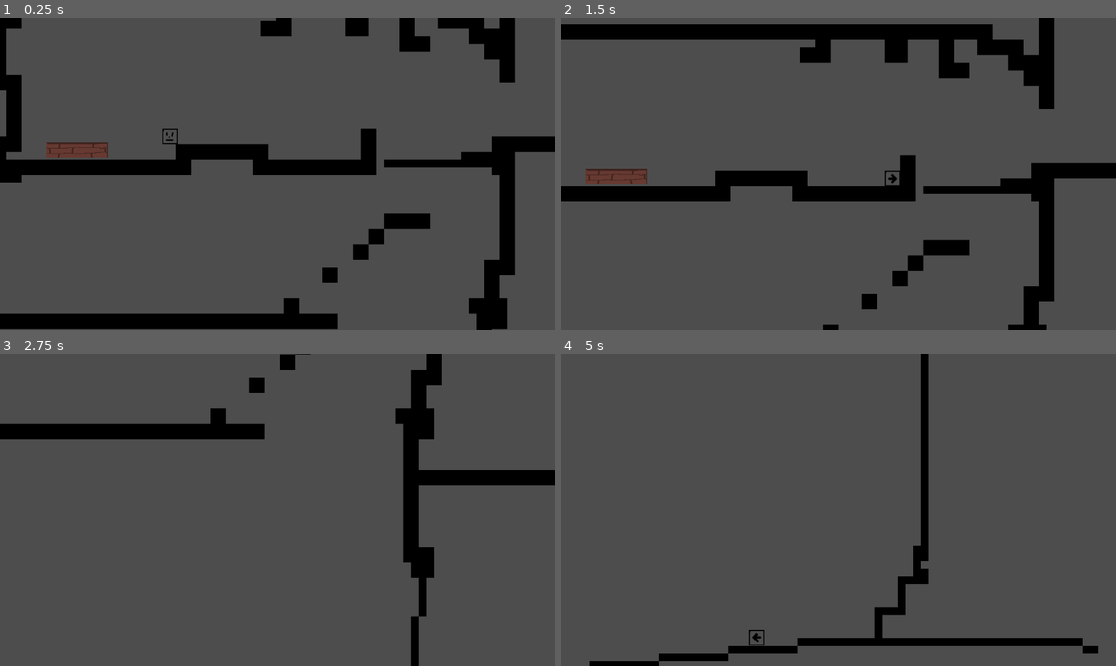
Above: before the commit, frames 1-4 (two rows, left to right).
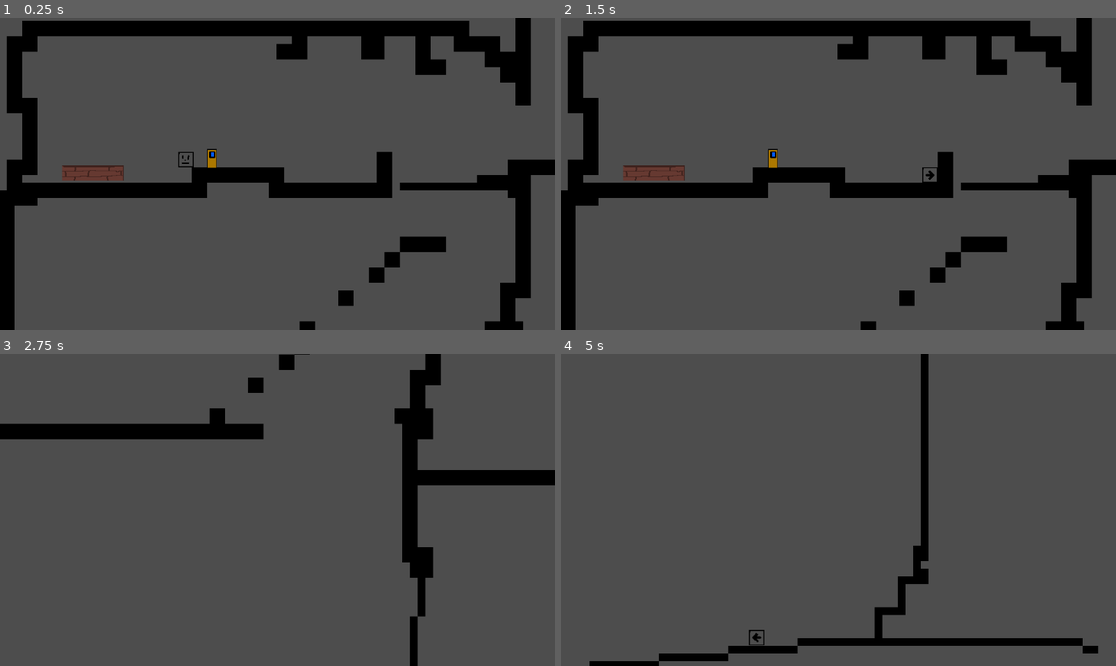
Above: after the commit, the same moments.

Repository: Starscout/SteamSmyth
Game: Godot game, scene res://Rooms/test room.tscn
Two runs of this game, one before a commit and one after it. Both use one fixed random seed, a clock stepped at 60 frames per second and the inputs below.
Inputs:
- Up to frame 1 (0.25 s): no input
- Up to frame 2 (1.5 s): tap Enter at 0.5 s; hold Right (right) from 0.53 s (still down); tap W (up) at 0.77 s
- Up to frame 3 (2.75 s): tap W (up) at 1.52 s; release Right (right) at 2.03 s; hold A (left) from 2.03 s (still down)
- Up to frame 4 (5 s): release A (left) at 2.78 s; hold Right (right) 2.78-4.28 s; tap W (up) at 3.02, 3.77, 4.52 s; hold A (left) from 4.28 s (still down)

The runs differ from the first frame. In frame 1, 27% of the frame differs, in the area x 0-100%, y 0-100%; in frame 2, 19%; in frame 3, 0.5%; in frame 4, less than 0.1%.

Commit message:
Hehehaha
grr

Diff:
--- /dev/null
+++ b/Objects/Interactable/save_spot.gd
@@ -0,0 +1,17 @@
+extends Area2D
+var location = global_position
+var player
+
+# Called when the node enters the scene tree for the first time.
+func _ready():
+	player = get_node("/root/Node2D/player")
+
+
+# Called every frame. 'delta' is the elapsed time since the previous frame.
+func _process(delta):
+	pass
+
+
+func _on_body_entered(body):
+	if body == player:
+		pass
--- /dev/null
+++ b/Objects/Interactable/save_spot.tscn
@@ -0,0 +1,45 @@
+[gd_scene load_steps=7 format=3 uid="uid://fesgrtr7hbwj"]
+
+[ext_resource type="Script" path="res://Objects/Interactable/save_spot.gd" id="1_ycr7t"]
+[ext_resource type="Texture2D" uid="uid://co2v4553433sw" path="res://General Art/TestStuff/Savespot-Sheet.png" id="2_bgje7"]
+
+[sub_resource type="CapsuleShape2D" id="CapsuleShape2D_vby6f"]
+
+[sub_resource type="AtlasTexture" id="AtlasTexture_c4186"]
+atlas = ExtResource("2_bgje7")
+region = Rect2(0, 0, 100, 200)
+
+[sub_resource type="AtlasTexture" id="AtlasTexture_1cm0r"]
+atlas = ExtResource("2_bgje7")
+region = Rect2(100, 0, 100, 200)
+
+[sub_resource type="SpriteFrames" id="SpriteFrames_3mhmh"]
+animations = [{
+"frames": [{
+"duration": 1.0,
+"texture": SubResource("AtlasTexture_c4186")
+}],
+"loop": true,
+"name": &"Disabled",
+"speed": 5.0
+}, {
+"frames": [{
+"duration": 1.0,
+"texture": SubResource("AtlasTexture_1cm0r")
+}],
+"loop": true,
+"name": &"Enabled",
+"speed": 5.0
+}]
+
+[node name="SaveSpot" type="Area2D"]
+script = ExtResource("1_ycr7t")
+
+[node name="CollisionShape2D" type="CollisionShape2D" parent="."]
+shape = SubResource("CapsuleShape2D_vby6f")
+
+[node name="AnimatedSprite2D" type="AnimatedSprite2D" parent="."]
+sprite_frames = SubResource("SpriteFrames_3mhmh")
+animation = &"Enabled"
+
+[connection signal="body_entered" from="." to="." method="_on_body_entered"]
--- a/Player/player.gd
+++ b/Player/player.gd
@@ -25,16 +25,12 @@
 # Called when the node enters the scene tree for the first time
 func _ready():
 	screen_size = get_viewport_rect().size
-
-
 	#send a signal to camera of my path
 	emit_signal("player_path_sent", get_path())
 # Called every physics frame (handles movement and collisions)
 func _physics_process(delta):
 	# Reset horizontal velocity each frame
 	self.velocity.x = 0
-
-
 	# Handle horizontal movement and animations
 	if wall_jump_timer > 0:
 		wall_jump_timer -= delta
@@ -74,10 +70,10 @@
 		elif speed_change > 0 and right_left == 1 and is_on_floor():
 			self.velocity.x -= speed/3
 			speed_change -= 1
-
 		elif speed_change > 0 and right_left == 2 and is_on_floor():
 			self.velocity.x += speed/3
 			speed_change -= 1
+
 	if speed_change == 0:
 		right_left = 0
 
@@ -123,6 +119,5 @@
 		jump_buffer_timer = 0
 		wall_jump_timer = wall_jump_cooldown
 		wall_jump_left = -1
-
 	# Use move_and_slide to handle movement and collision automatically
 	move_and_slide()
--- a/Rooms/test room.tscn
+++ b/Rooms/test room.tscn
@@ -1,8 +1,9 @@
-[gd_scene load_steps=7 format=4 uid="uid://dqkf6t3m1dghw"]
+[gd_scene load_steps=8 format=4 uid="uid://dqkf6t3m1dghw"]
 
 [ext_resource type="PackedScene" uid="uid://bhnrtjxbr5p6w" path="res://Player/player.tscn" id="2_20xbk"]
-[ext_resource type="PackedScene" uid="uid://4rh25ft4388s" path="res://Objects/Interactable/basic_wall.tscn" id="2_fvlbx"]
+[ext_resource type="PackedScene" uid="uid://4rh25ft4388s" path="res://Objects/Platform/basic_wall.tscn" id="2_fvlbx"]
 [ext_resource type="Texture2D" uid="uid://dyn0dhkh5mnhp" path="res://General Art/TestStuff/TestTile.png" id="3_qfxkx"]
+[ext_resource type="PackedScene" uid="uid://fesgrtr7hbwj" path="res://Objects/Interactable/save_spot.tscn" id="5_3pjcj"]
 [ext_resource type="PackedScene" uid="uid://bbdfxw7kdbr1r" path="res://Player/Camera/camera.tscn" id="5_yimp1"]
 
 [sub_resource type="TileSetAtlasSource" id="TileSetAtlasSource_4rimo"]
@@ -59,4 +60,8 @@
 y_sort_origin = 1
 
 [node name="camera" parent="." instance=ExtResource("5_yimp1")]
-position = Vector2(589, 331)
+position = Vector2(556, 283)
+
+[node name="SaveSpot" parent="." instance=ExtResource("5_3pjcj")]
+position = Vector2(420, 251)
+scale = Vector2(0.2, 0.2)
--- a/project.godot
+++ b/project.godot
@@ -41,3 +41,8 @@
 , Object(InputEventKey,"resource_local_to_scene":false,"resource_name":"","device":-1,"window_id":0,"alt_pressed":false …(183 unchanged characters)…
 ]
 }
+reset={
+"deadzone": 0.5,
+"events": [Object(InputEventKey,"resource_local_to_scene":false,"resource_name":"","device":-1,"window_id":0,"alt_pressed":false,"shift_pressed":false,"ctrl_pressed":false,"meta_pressed":false,"pressed":false,"keycode":0,"physical_keycode":82,"key_label":0,"unicode":114,"location":0,"echo":false,"script":null)
+]
+}
Binary file changed: General Art/TestStuff/Icon.aseprite
Binary file added: General Art/TestStuff/Savespot-Sheet.png
Not shown, changed: General Art/TestStuff/Savespot-Sheet.png.import
Binary file added: General Art/TestStuff/Savespot.aseprite
Binary file removed: Objects/Interactable/hotdog.png
Not shown, removed: Objects/Interactable/hotdog.png.import
Renamed: Objects/Interactable/basic_wall.tscn -> Objects/Platform/basic_wall.tscn
Binary file removed: Objects/Platform/hotdog.png
